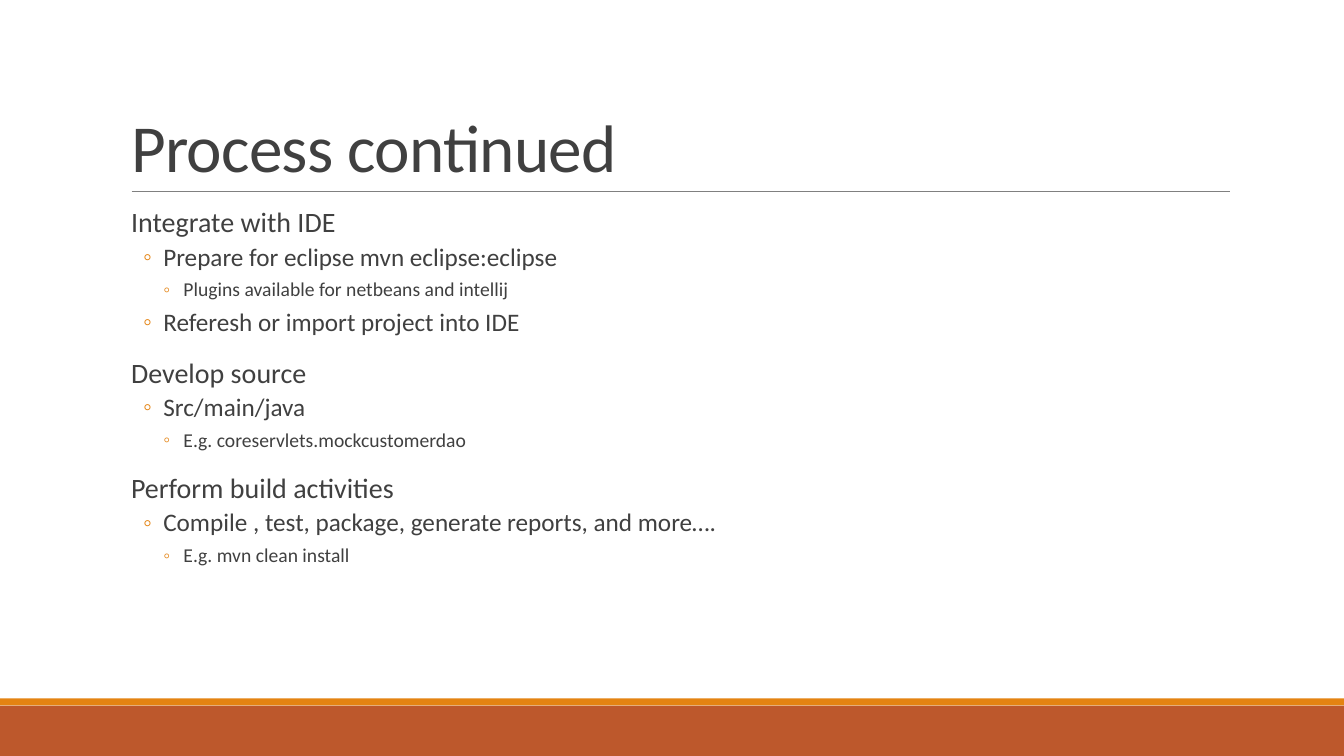
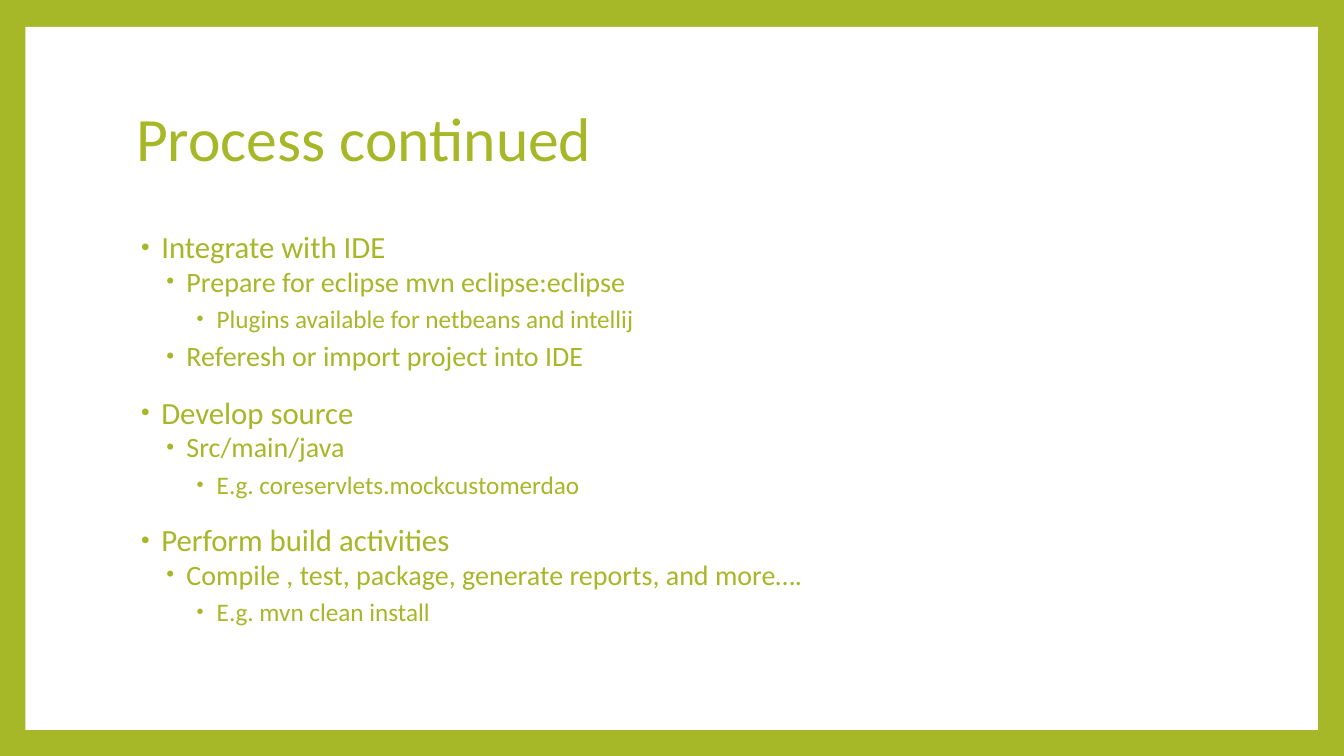
Before and after one commit to minhcnrs/JAVA_Course_Spring_Training, a slide deck: slide 15 of course/Spring-Day9.pptx. Drawn at 1344x756 pixels with LibreOffice and Linux fonts; fonts in the diff are those of the drawing. Boxes give left, top, right and bottom in pixels: in the first picture for what was removed or moved away, otherwise in the second. Text is boxed around its words. In the diff, an @@ line names an element or a change of style, - is before the commit and + after.

```diff
--- a/course/Spring-Day9.pptx
+++ b/course/Spring-Day9.pptx
@@ background #FFFFFF to #A6B727 @@
@@ rectangle added at (25,27,1318,730), fill #FFFFFF @@
@@ title "Process continued": place and size @@
-title "Process continued" at (131,125,616,173)
+title "Process continued" at (136,118,592,162)
@@ title "Process continued" at (136,118,592,162): size 48 to 44 pt, text colour #404040 to #A6B727, letter spacing -0.5 to 0 pt; line spacing 0.85 to 0.9; vertical alignment bottom to middle @@
@@ line removed from (132, 192) to (1231, 192) @@
@@ text "Integrate with IDE": place and size @@
-text "Integrate with IDE" at (131,212,716,566)
+text "Integrate with IDE" at (161,236,802,626)
@@ text "Integrate with IDE" at (161,236,802,626): size 20 to 22 pt in "Integrate with IDE", "Develop source", "Perform build activities"; text colour #404040 to #A6B727; size 18 to 20 pt in "Prepare for eclipse mvn eclipse:eclipse", "Referesh or import project into IDE", "Src/main/java", "Compile , test, package, generate reports, and ..."; size 14 to 18 pt in "Plugins available for netbeans and intellij", "E.g. coreservlets.mockcustomerdao", "E.g. mvn clean install"; bullet   to •; bullet colour #E48312 to #A6B727; bullet ◦ to • @@
@@ rectangle removed at (0,706,1344,756) @@
@@ rectangle removed at (0,699,1344,706) @@
```
Also in this commit, not shown: 43 other slides changed, 3 slides added, 3 slides removed, 8 other files.
